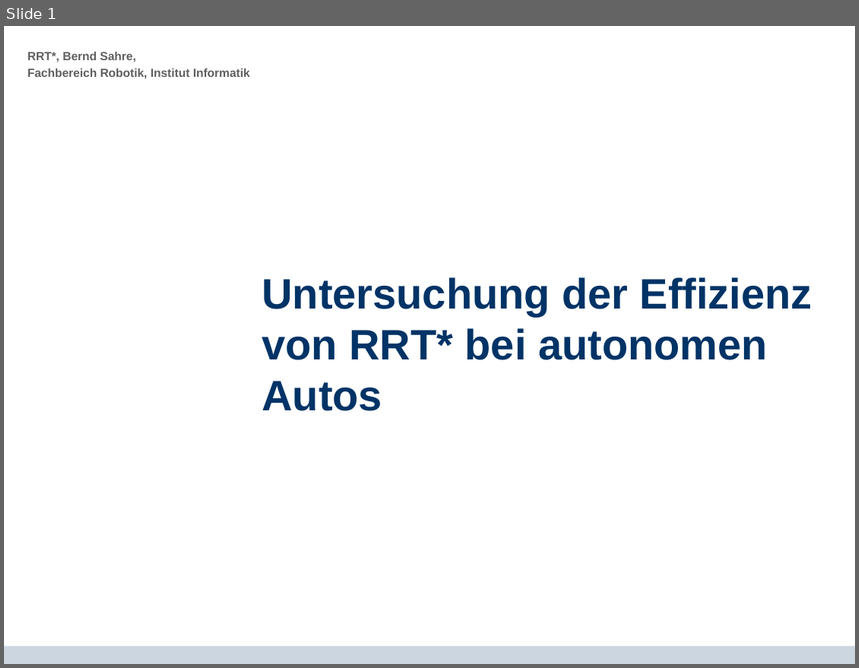
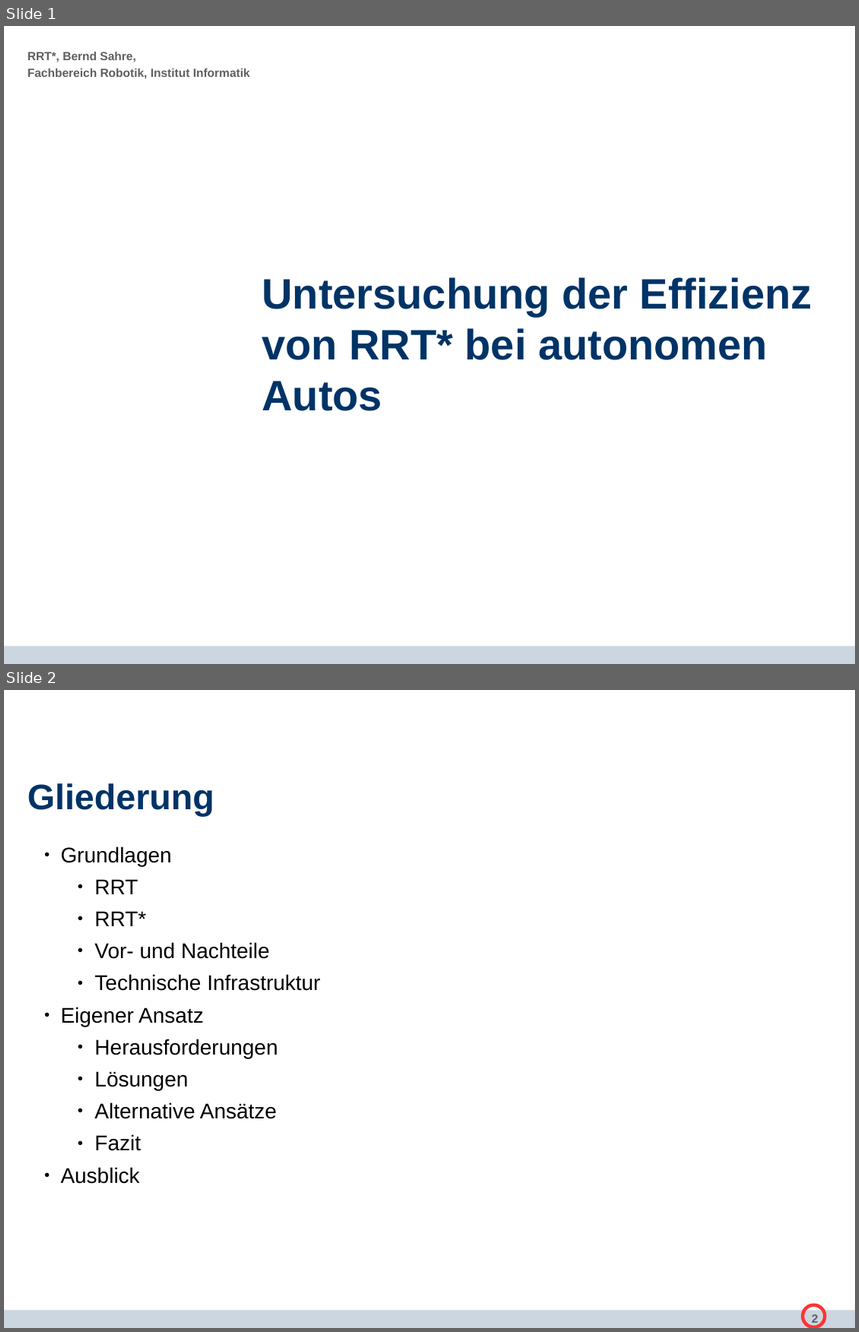
Before and after one commit to bernd96/Bachelorarbeit, a slide deck: Verteidigung/RRT_STAR_Presentation.odp. Shown one above the other, each under a label of ours: slide 1 before the commit, slides 1 and 2 after it. The pictures are 859x668 and 859x1332 pixels, drawn with LibreOffice and Linux fonts; fonts in the diff are those of the drawing; background and template pictures are left out. Boxes give left, top, right and bottom in pixels: in the first picture for what was removed or moved away, otherwise in the second. Text is boxed around its words. In the diff, an @@ line names an element or a change of style, - is before the commit and + after.

```diff
--- a/Verteidigung/RRT_STAR_Presentation.odp
+++ b/Verteidigung/RRT_STAR_Presentation.odp
@@ slide 2 added at (4,690,855,1328), background #FFFFFF; not listed: 1 template element that a slide beside it also shows @@
@@ title added at (28,783,215,816), 30 pt, text #003366, bold @@
+Gliederung
@@ text added at (61,847,320,1184), 18 pt, text #000000 @@
+  ● Grundlagen
+    ● RRT
+    ● RRT*
+    ● Vor- und Nachteile
+    ● Technische Infrastruktur
+  ● Eigener Ansatz
+    ● Herausforderungen
+    ● Lösungen
+    ● Alternative Ansätze
+    ● Fazit
+  ● Ausblick
@@ ellipse added at (803,1306,825,1328), outline #FF3333 2.83 pt @@
@@ page number added at (812,1315,819,1325), 10 pt, text #5F5F5F, bold @@
+2
```
Also in this commit, not shown: 1 slide changed, 33 other slides added, 27 slides removed, 24 other files.
